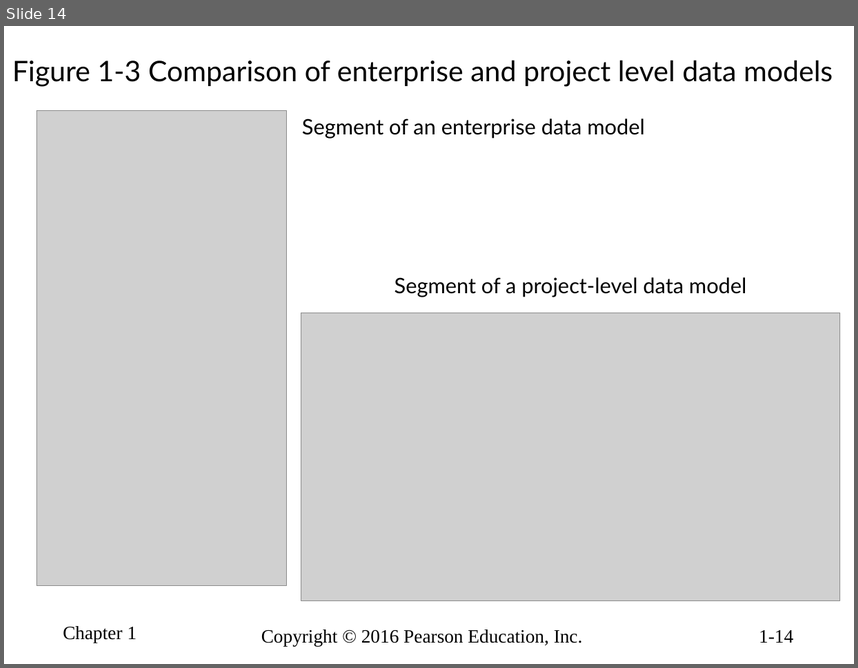
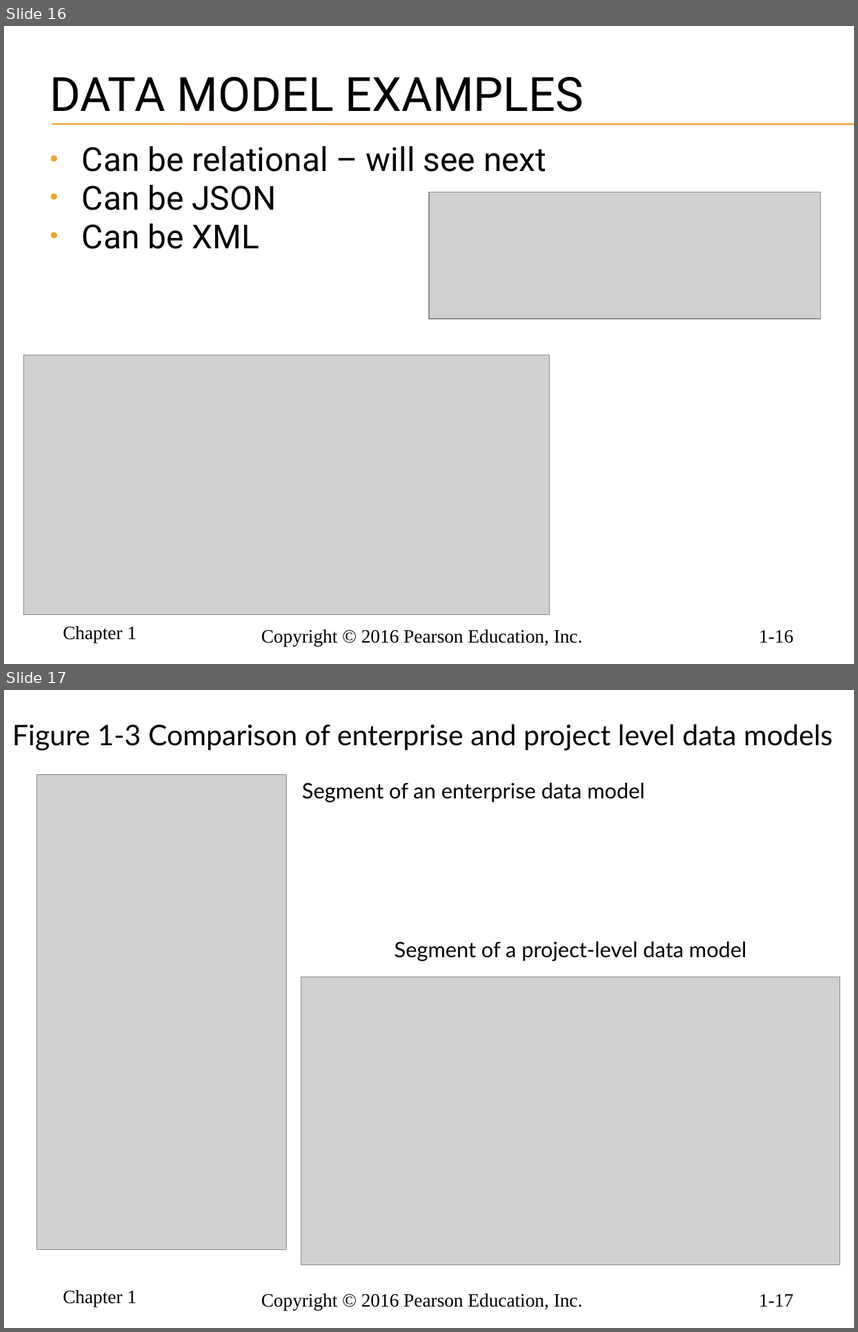
Before and after one commit to ccrngd1/SCTD-DWD271-IntroDB, a slide deck: hoffer_mdm12e_pp_ch01.pptx. Shown one above the other, each under a label of ours: slide 14 before the commit, slides 16 and 17 after it. The pictures are 858x668 and 858x1332 pixels, drawn with LibreOffice and Linux fonts; fonts in the diff are those of the drawing; grey boxes stand for pictures; background and template pictures are left out. Boxes give left, top, right and bottom in pixels: in the first picture for what was removed or moved away, otherwise in the second. Text is boxed around its words. In the diff, an @@ line names an element or a change of style, - is before the commit and + after.

```diff
--- a/hoffer_mdm12e_pp_ch01.pptx
+++ b/hoffer_mdm12e_pp_ch01.pptx
@@ slide 16 added at (x1=4, y1=26, x2=854, y2=664), background picture (left out); not listed: 3 template elements that a slide beside it also shows @@
@@ title added at (x1=50, y1=76, x2=584, y2=112), 40 pt, text #000000 @@
+DATA MODEL EXAMPLES
@@ line added from (52, 124) to (854, 124), #F0A22E 0.75 pt @@
@@ line added from (52, 125) to (854, 125), #F0A22E 0.75 pt @@
@@ text added at (x1=82, y1=146, x2=546, y2=249), 28 pt, text #000000 @@
+• Can be relational – will see next
+• Can be JSON
+• Can be XML
@@ picture added at (x1=429, y1=192, x2=820, y2=319) @@
@@ picture added at (x1=23, y1=355, x2=550, y2=615) @@
@@ what was slide 14 is now slide 17 @@
@@ page number at (x1=759, y1=1294, x2=793, y2=1306): text changed @@
-1-14
+1-17
```
Also in this commit, not shown: 1 slide changed, 3 other slides added, 15 slides removed, 6 other files.
